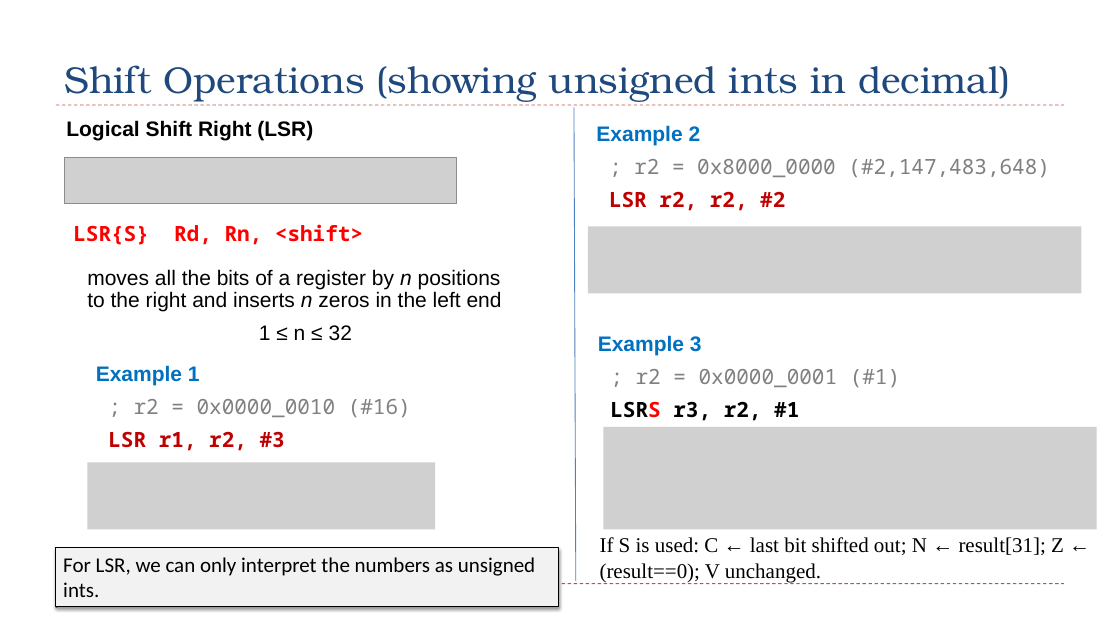
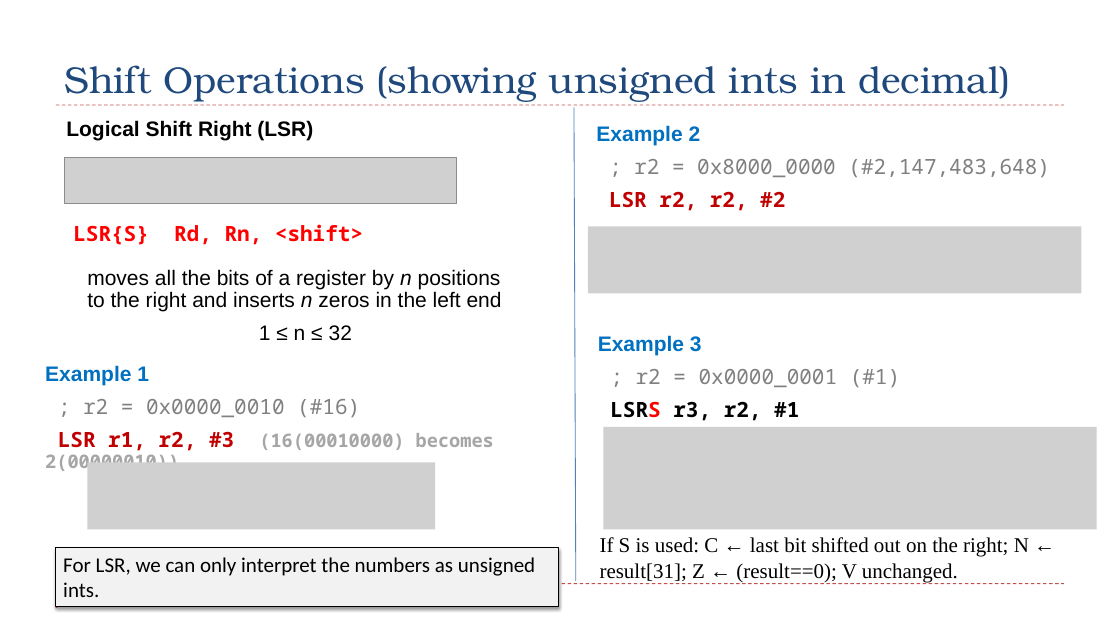
Before and after one commit to guhofstra/CSC111Fa26, a slide deck: slide 52 of PPTs/Ch4_ARM_Arithmetic_Logic.pptx. Drawn at 1120x630 pixels with LibreOffice and Linux fonts; fonts in the diff are those of the drawing; grey boxes stand for pictures. Boxes give left, top, right and bottom in pixels: in the first picture for what was removed or moved away, otherwise in the second. Text is boxed around its words. In the diff, an @@ line names an element or a change of style, - is before the commit and + after.

```diff
--- a/PPTs/Ch4_ARM_Arithmetic_Logic.pptx
+++ b/PPTs/Ch4_ARM_Arithmetic_Logic.pptx
@@ text "Example 1": place and size @@
-text "Example 1" at <box>96,365,411,451</box>
+text "Example 1" at <box>45,365,494,451</box>
@@ text at <box>58,431,494,451</box>: text changed; size 18 to 16 pt; text colour #C00000 to #A6A6A6 @@
-LSR r1, r2, #3
+LSR r1, r2, #3 (16(00010000) becomes 2(00000010))
@@ text at <box>600,537,1029,582</box>: text changed @@
-If S is used: C ← last bit shifted out; N ← result[31]; Z ← (result==0); V unchanged.
+If S is used: C ← last bit shifted out on the right; N ← result[31]; Z ← (result==0); V unchanged.
```
Also in this commit, not shown: 9 other slides changed, 1 other file.
